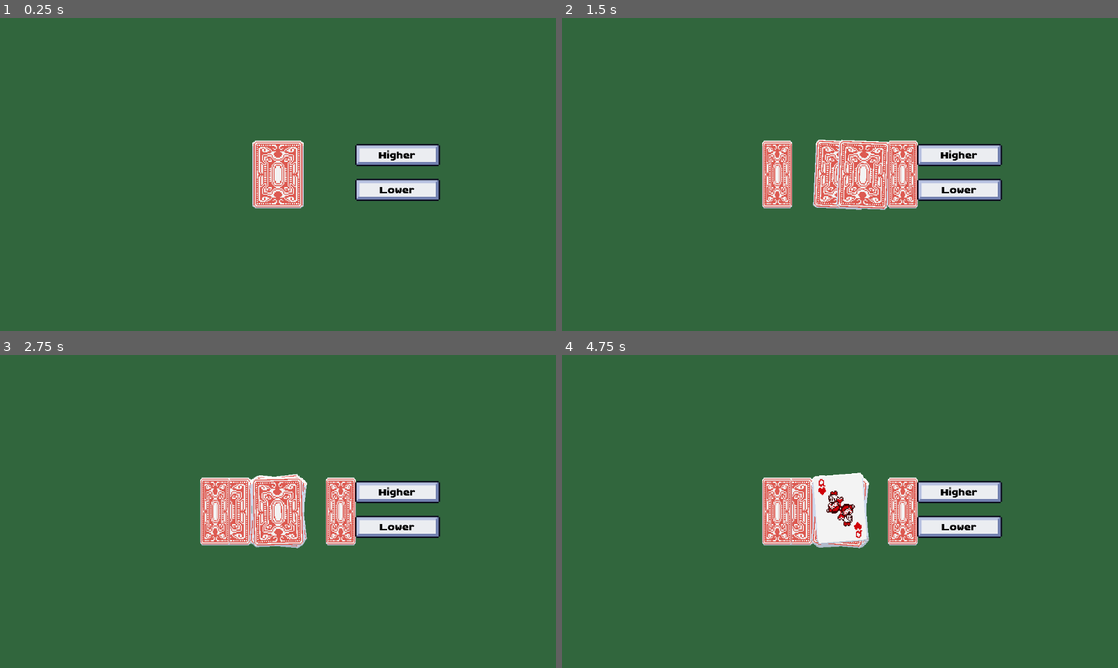
Above: before the commit, frames 1-4 (two rows, left to right).
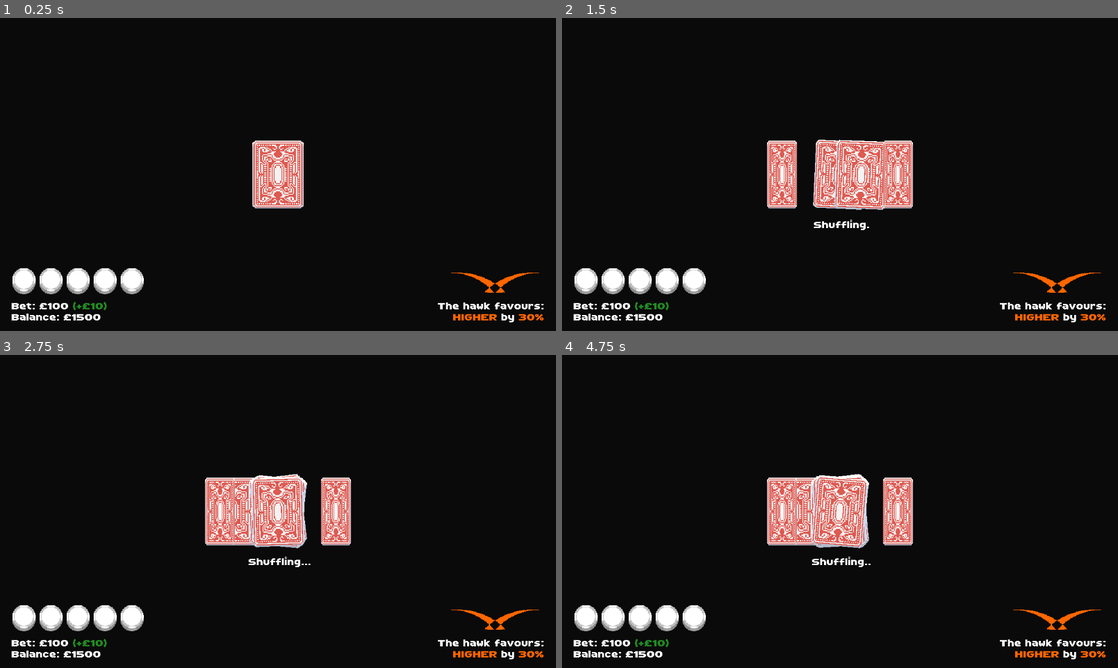
Above: after the commit, the same moments.

Repository: luisarmada/hawk-eye-card-game
Game: Godot game, scene res://levels/game_level.tscn
Same seed, same stepped clock (60 frames per second), same inputs: the game is played once before the commit and once after it.
Inputs:
- Up to frame 1 (0.25 s): no input
- Up to frame 2 (1.5 s): tap Enter at 0.5 s
- Up to frame 3 (2.75 s): no input
- Up to frame 4 (4.75 s): tap Q (DEBUG) at 4.15 s

The runs differ from the first frame. In frame 1, 98% of the frame differs, in the area x 0-100%, y 0-100%; in frame 2, 97%; in frame 3, 96%; in frame 4, 98%.

Commit message:
game UI, simple game loop

Diff:
--- a/levels/game_level.tscn
+++ b/levels/game_level.tscn
@@ -1,23 +1,14 @@
 [gd_scene load_steps=6 format=3 uid="uid://chjuvk84o5h0c"]
 
-[ext_resource type="PackedScene" uid="uid://b8afhoh124qk1" path="res://objects/deck.tscn" id="2_tlhdu"]
-[ext_resource type="PackedScene" uid="uid://bwgojbji83w6t" path="res://objects/hawk_eye.tscn" id="3_gy5mt"]
+[ext_resource type="Script" path="res://levels/game_ui.gd" id="3_m60ws"]
 [ext_resource type="AudioStream" uid="uid://dvijm8omhislv" path="res://art/Audio/Casino Jazz by Pink Banana [Noir Jazz No Copyright Music].wav" id="4_6upfq"]
 [ext_resource type="FontFile" uid="uid://bnt2dlo1wam78" path="res://art/Quit 13.ttf" id="4_q1hkt"]
-[ext_resource type="Texture2D" uid="uid://o0jk18jiswlr" path="res://art/button.png" id="4_xkg5p"]
+[ext_resource type="PackedScene" uid="uid://bncb1xhl5f71v" path="res://objects/chips.tscn" id="6_c0wgf"]
+[ext_resource type="Texture2D" uid="uid://dphi8i1qqiigd" path="res://art/pxArt.png" id="8_1cs4a"]
 
 [node name="gameLevel" type="Node2D"]
 
 [node name="Camera2D" type="Camera2D" parent="."]
-
-[node name="Deck" parent="." instance=ExtResource("2_tlhdu")]
-rotation = -0.0213732
-scale = Vector2(2.2, 2.2)
-
-[node name="hawk_eye" parent="." instance=ExtResource("3_gy5mt")]
-visible = false
-position = Vector2(-280, -40)
-scale = Vector2(4, 4)
 
 [node name="Control" type="Control" parent="."]
 layout_mode = 3
@@ -26,62 +17,86 @@
 offset_bottom = 40.0
 
 [node name="CanvasLayer" type="CanvasLayer" parent="Control"]
+script = ExtResource("3_m60ws")
 
-[node name="RichTextLabel" type="RichTextLabel" parent="Control/CanvasLayer"]
-visible = false
-anchors_preset = 4
-anchor_top = 0.5
-anchor_bottom = 0.5
-offset_left = 152.0
-offset_top = -116.0
-offset_right = 450.0
-offset_bottom = -76.0
-grow_vertical = 2
+[node name="PlayerText" type="RichTextLabel" parent="Control/CanvasLayer"]
+anchors_preset = 12
+anchor_top = 1.0
+anchor_right = 1.0
+anchor_bottom = 1.0
+offset_left = 24.0
+offset_top = -64.0
+grow_horizontal = 2
+grow_vertical = 0
+mouse_filter = 2
+theme_override_colors/default_color = Color(1, 1, 1, 1)
 theme_override_fonts/normal_font = ExtResource("4_q1hkt")
 bbcode_enabled = true
-text = "[center]The Hawk is calculating..."
-fit_content = true
+text = "Bet: £100 [color=\"#228B22\"](+£10)
+[color=white]Balance: £1500
+"
 autowrap_mode = 0
 
-[node name="TextureRect" type="TextureRect" parent="Control/CanvasLayer"]
-offset_left = 736.0
-offset_top = 256.0
-offset_right = 912.0
-offset_bottom = 312.0
-texture = ExtResource("4_xkg5p")
-stretch_mode = 5
-
-[node name="RichTextLabel" type="RichTextLabel" parent="Control/CanvasLayer/TextureRect"]
-layout_mode = 0
-offset_top = 16.0
-offset_right = 176.0
-offset_bottom = 48.0
+[node name="HawkText" type="RichTextLabel" parent="Control/CanvasLayer"]
+anchors_preset = 12
+anchor_top = 1.0
+anchor_right = 1.0
+anchor_bottom = 1.0
+offset_left = 24.0
+offset_top = -64.0
+offset_right = -24.0
+grow_horizontal = 2
+grow_vertical = 0
 mouse_filter = 2
-theme_override_colors/default_color = Color(0, 0, 0, 1)
+theme_override_colors/default_color = Color(1, 1, 1, 1)
 theme_override_fonts/normal_font = ExtResource("4_q1hkt")
 bbcode_enabled = true
-text = "[center]Higher"
+text = "[right]The hawk favours:
+ [color=\"#FF6600\"]HIGHER[color=white] by[color=\"#FF6600\"] 30%
+"
+autowrap_mode = 0
 
-[node name="TextureRect2" type="TextureRect" parent="Control/CanvasLayer"]
-offset_left = 736.0
-offset_top = 328.0
-offset_right = 912.0
-offset_bottom = 384.0
-texture = ExtResource("4_xkg5p")
-stretch_mode = 5
-
-[node name="RichTextLabel" type="RichTextLabel" parent="Control/CanvasLayer/TextureRect2"]
-layout_mode = 0
-offset_top = 16.0
-offset_right = 176.0
-offset_bottom = 48.0
+[node name="ActionText" type="RichTextLabel" parent="Control/CanvasLayer"]
+anchors_preset = 12
+anchor_top = 1.0
+anchor_right = 1.0
+anchor_bottom = 1.0
+offset_left = 16.0
+offset_top = -232.0
+offset_right = -8.0
+grow_horizontal = 2
+grow_vertical = 0
 mouse_filter = 2
-theme_override_colors/default_color = Color(0, 0, 0, 1)
+theme_override_colors/default_color = Color(1, 1, 1, 1)
 theme_override_fonts/normal_font = ExtResource("4_q1hkt")
 bbcode_enabled = true
-text = "[center]Lower"
+text = "[center] Shuffling...
+
+Press Q for LOWER
+Press E for HIGHER"
+autowrap_mode = 0
 
 [node name="BGMusic" type="AudioStreamPlayer2D" parent="."]
 stream = ExtResource("4_6upfq")
-volume_db = -7.5
+volume_db = -7.0
 autoplay = true
+
+[node name="Chips" parent="." instance=ExtResource("6_c0wgf")]
+position = Vector2(-526.4, 220.8)
+
+[node name="Chips2" parent="." instance=ExtResource("6_c0wgf")]
+position = Vector2(-470.4, 220.8)
+
+[node name="Chips3" parent="." instance=ExtResource("6_c0wgf")]
+position = Vector2(-414.4, 220.8)
+
+[node name="Chips4" parent="." instance=ExtResource("6_c0wgf")]
+position = Vector2(-358.4, 220.8)
+
+[node name="Chips5" parent="." instance=ExtResource("6_c0wgf")]
+position = Vector2(-302.4, 220.8)
+
+[node name="PxArt" type="Sprite2D" parent="."]
+position = Vector2(448, 224)
+scale = Vector2(0.04, 0.04)
+texture = ExtResource("8_1cs4a")
--- /dev/null
+++ b/levels/game_ui.gd
@@ -0,0 +1,56 @@
+extends CanvasLayer
+
+var is_shuffling: bool = false
+var can_choose_horl: bool = false
+
+func _ready():
+	Deck.ShuffleAnimationBegin.connect(ShuffleAnimationBegin)
+	Deck.ShuffleAnimationFinish.connect(ShuffleAnimationFinish)
+	Deck.CardDrawn.connect(CardDrawn)
+	SetActionText("")
+
+func _process(_delta):
+
+	if Input.is_action_just_pressed("DEBUG"):
+		if can_choose_horl:
+			SetActionText("")
+			can_choose_horl = false
+			Deck.DrawNextCard()
+
+func ShuffleAnimationBegin():
+	is_shuffling = true
+	while(is_shuffling):
+		SetActionText("Shuffling.")
+		await get_tree().create_timer(1).timeout
+		if not is_shuffling:
+			return
+
+		SetActionText("Shuffling..")
+		await get_tree().create_timer(1).timeout
+		if not is_shuffling:
+			return
+
+		SetActionText("Shuffling...")
+		await get_tree().create_timer(1).timeout
+		if not is_shuffling:
+			return
+
+
+func ShuffleAnimationFinish():
+	is_shuffling = false
+	SetActionText("")
+
+func CardDrawn():
+	SetActionText("Jack of Spades")
+
+	await get_tree().create_timer(1).timeout
+
+	if Deck.cards_in_play > 1:
+		SetActionText("Jack of Spades", "Press Q for LOWER[color=#FF6600] (+30%)", "Press E for HIGHER", "Press T to CASH OUT")
+	else:
+		SetActionText("Jack of Spades", "Press Q for LOWER", "Press E for HIGHER")
+
+	can_choose_horl = true
+
+func SetActionText(main_text, actionAtext = "", actionBtext = "", actionCtext = ""):
+	$ActionText.text = "[center]" + main_text + "\n\n[color=white]" + actionAtext + "\n[color=white]" + actionBtext + "\n\n[color=white]" + actionCtext
--- /dev/null
+++ b/objects/button.tscn
@@ -0,0 +1,24 @@
+[gd_scene load_steps=3 format=3 uid="uid://b10vnkbfc8ewa"]
+
+[ext_resource type="Texture2D" uid="uid://boybmmmtcayrp" path="res://art/Full Sprite Sheet.png" id="1_fijn1"]
+[ext_resource type="FontFile" uid="uid://bnt2dlo1wam78" path="res://art/Quit 13.ttf" id="2_06knt"]
+
+[node name="Button" type="Sprite2D"]
+position = Vector2(16, -16)
+scale = Vector2(3, 3)
+texture = ExtResource("1_fijn1")
+hframes = 6
+vframes = 4
+frame = 19
+
+[node name="RichTextLabel" type="RichTextLabel" parent="."]
+offset_left = -30.0
+offset_top = 2.0
+offset_right = 90.0
+offset_bottom = 42.0
+scale = Vector2(0.4, 0.4)
+theme_override_colors/default_color = Color(0.172833, 0.172833, 0.172833, 1)
+theme_override_fonts/normal_font = ExtResource("2_06knt")
+bbcode_enabled = true
+text = "[center]Higher"
+autowrap_mode = 0
--- /dev/null
+++ b/objects/chips.tscn
@@ -0,0 +1,9 @@
+[gd_scene load_steps=2 format=3 uid="uid://bncb1xhl5f71v"]
+
+[ext_resource type="Texture2D" uid="uid://baqhkleo4fr56" path="res://art/Chips/ChipsA_Flat-64x72.png" id="1_f7vkl"]
+
+[node name="Chips" type="Sprite2D"]
+scale = Vector2(0.8, 0.8)
+texture = ExtResource("1_f7vkl")
+hframes = 5
+vframes = 2
--- a/objects/deck.gd
+++ b/objects/deck.gd
@@ -2,8 +2,14 @@
 
 var flipped_card_obj = preload("res://objects/flipped_card.tscn")
 
+# SIGNALS
+signal ShuffleAnimationBegin()
+signal ShuffleAnimationFinish()
+signal CardDrawn()
+
+var cards_in_play: int = 0
 var num_of_cards: int = 52
-var split_distance: float = 130.0
+var split_distance: float = 120.0
 var card_split_time: float = 0.4
 var card_throw_speed: float = 0.09
 var card_array = []
@@ -11,12 +17,8 @@
 var deck_y_offset = -190.0
 
 func _ready():
-
+	scale = Vector2(2.2, 2.2)
 	ShuffleAnimationStart()
-
-func _process(_delta):
-	if(Input.is_action_just_pressed("DEBUG")):
-		CardDrawAnimationStart()
 
 # Riffle animation
 func ShuffleAnimationStart():
@@ -37,7 +39,6 @@
 	await get_tree().create_timer(0.7).timeout
 	# Animate the two cards splitting to represent the whole deck being split
 
-
 	var card_split_tween = get_tree().create_tween().set_ease(Tween.EASE_IN)
 	card_split_tween.tween_property(fc_inst_left, "position", Vector2(-split_distance, position.y), card_split_time)
 	card_split_tween.parallel().tween_property(fc_inst_left, "scale", Vector2(scale.y / 1.7, scale.y), card_split_time)
@@ -49,6 +50,9 @@
 	fc_inst_right.PlaySoundEffect(0)
 
 	card_split_tween.tween_callback(Callable(self, "ShuffleAnimationRecurse").bind(num_of_cards)).set_delay(0.25)
+
+	Deck.ShuffleAnimationBegin.emit()
+	cards_in_play = 0
 
 # Card mixing animation
 func ShuffleAnimationRecurse(card_counter):
@@ -103,8 +107,12 @@
 			card_array[i].PlaySoundEffect(1)
 
 	shuffle_tween.play()
+	Deck.ShuffleAnimationFinish.emit()
 
-func CardDrawAnimationStart():
+	await get_tree().create_timer(card_split_time * 4).timeout
+	DrawNextCard()
+
+func DrawNextCard():
 
 	if card_array.is_empty():
 		return
@@ -134,3 +142,8 @@
 	flip_tween.play()
 
 	card_to_draw.frame = randi_range(0, 55)
+
+	await get_tree().create_timer(card_split_time).timeout
+
+	cards_in_play += 1
+	Deck.CardDrawn.emit()
--- a/project.godot
+++ b/project.godot
@@ -15,6 +15,10 @@
 config/features=PackedStringArray("4.3", "Forward Plus")
 config/icon="res://icon.svg"
 
+[autoload]
+
+Deck="*res://objects/deck.gd"
+
 [display]
 
 window/stretch/mode="viewport"
@@ -30,4 +34,4 @@
 [rendering]
 
 textures/canvas_textures/default_texture_filter=0
-environment/defaults/default_clear_color=Color(0.192157, 0.4, 0.239216, 1)
+environment/defaults/default_clear_color=Color(0.0392157, 0.0392157, 0.0392157, 1)
Binary file changed: art/Chips/ChipsA_Flat-64x72.png
Binary file added: art/Full Sprite Sheet.png
Not shown, added: art/Full Sprite Sheet.png.import
Binary file added: art/pxArt.png
Not shown, added: art/pxArt.png.import
